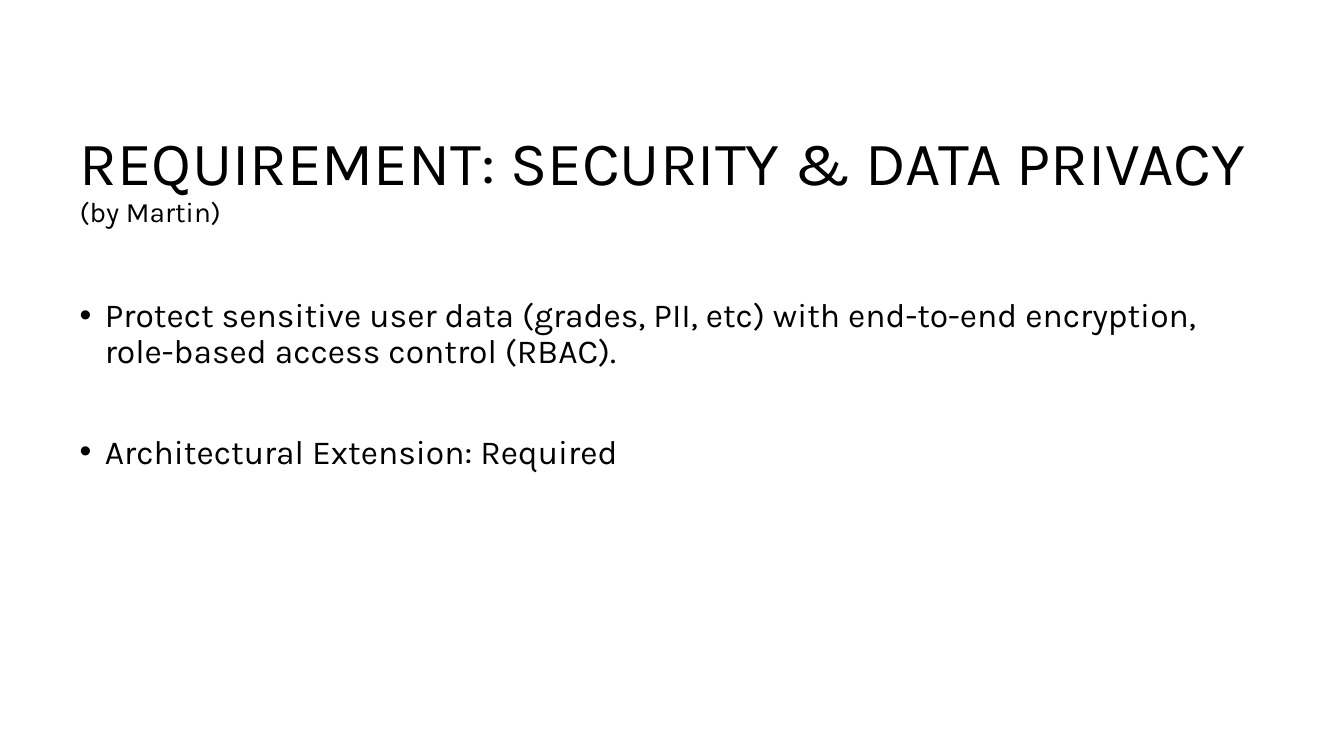
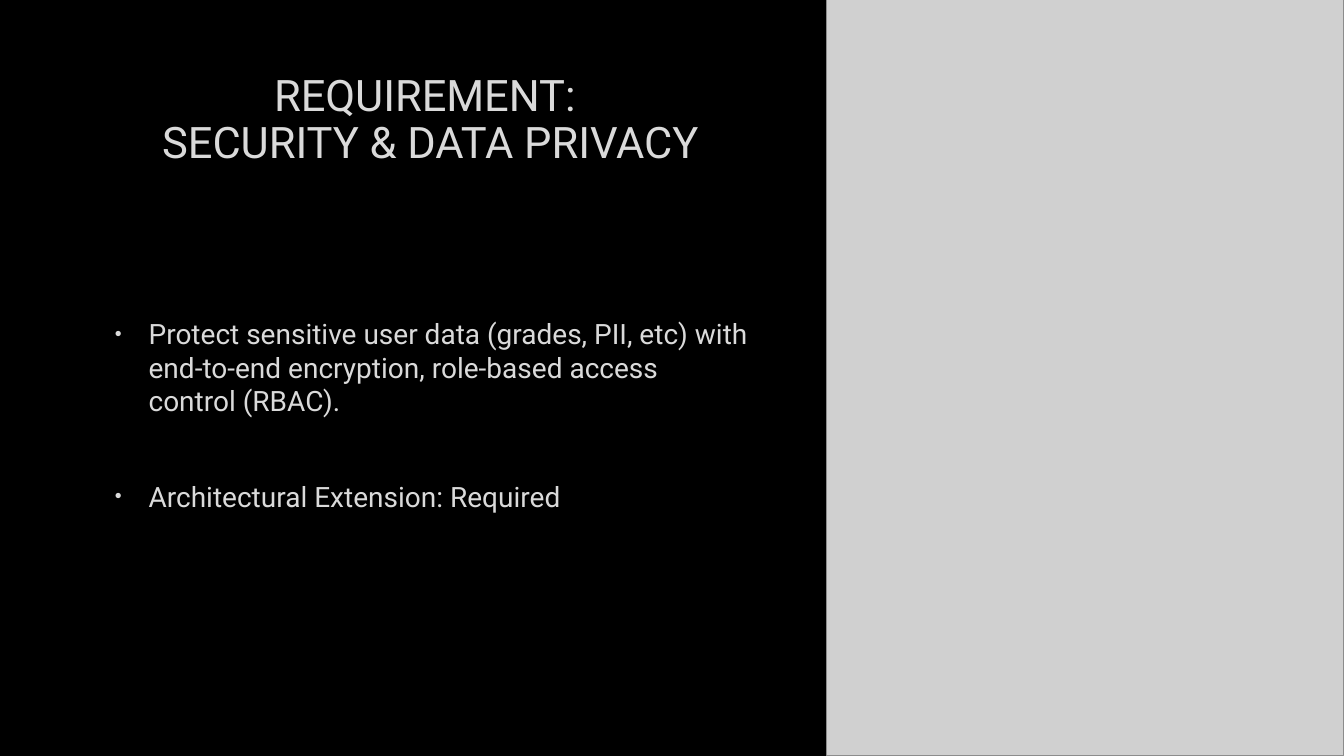
Before and after one commit to mayembe-martin/software_architecture_schedules, a slide deck: slide 14 of M2/Presentation_Qualities.pptx (slide 13 before the commit). Drawn at 1344x756 pixels with LibreOffice and Linux fonts; fonts in the diff are those of the drawing; grey boxes stand for pictures; background and template pictures are left out. Boxes give left, top, right and bottom in pixels: in the first picture for what was removed or moved away, otherwise in the second. Text is boxed around its words. In the diff, an @@ line names an element or a change of style, - is before the commit and + after.

```diff
--- a/M2/Presentation_Qualities.pptx
+++ b/M2/Presentation_Qualities.pptx
@@ background #FFFFFF to picture (left out) @@
@@ picture added at [827, 0, 1344, 756] @@
@@ picture added at [840, 0, 1344, 756] @@
@@ title "REQUIREMENT: SECURITY & DATA PRIVACY" at [162, 79, 698, 159]: vertical alignment bottom to middle @@
@@ title at [162, 79, 698, 159]: text changed; size 44 to 31 pt; font Karla to Roboto; text colour #000000 to #DADADA @@
-REQUIREMENT: SECURITY & DATA PRIVACY
-(by Martin)
+REQUIREMENT:
+SECURITY & DATA PRIVACY
@@ text "Protect sensitive user data (grades, ...": place and size @@
-text "Protect sensitive user data (grades, ..." at [105, 302, 1196, 472]
+text "Protect sensitive user data (grades, ..." at [149, 321, 747, 513]
@@ text "Protect sensitive user data (grades, ..." at [149, 321, 747, 513]: size 24 to 20 pt, font Karla to Roboto, text colour #000000 to #DADADA, letter outline none to #404040 0.75 pt; indent changed; line spacing 0.9 to 1; vertical alignment top to middle @@
```
Also in this commit, not shown: 18 other slides changed, 4 slides added, 1 slide removed.
